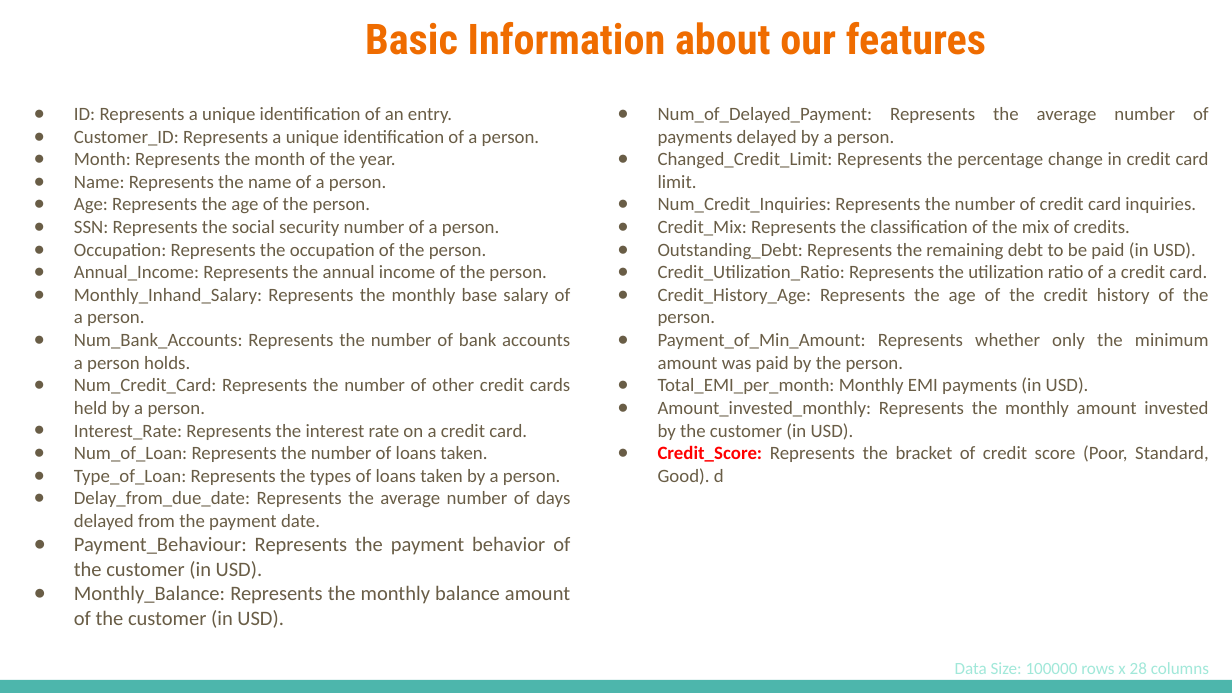
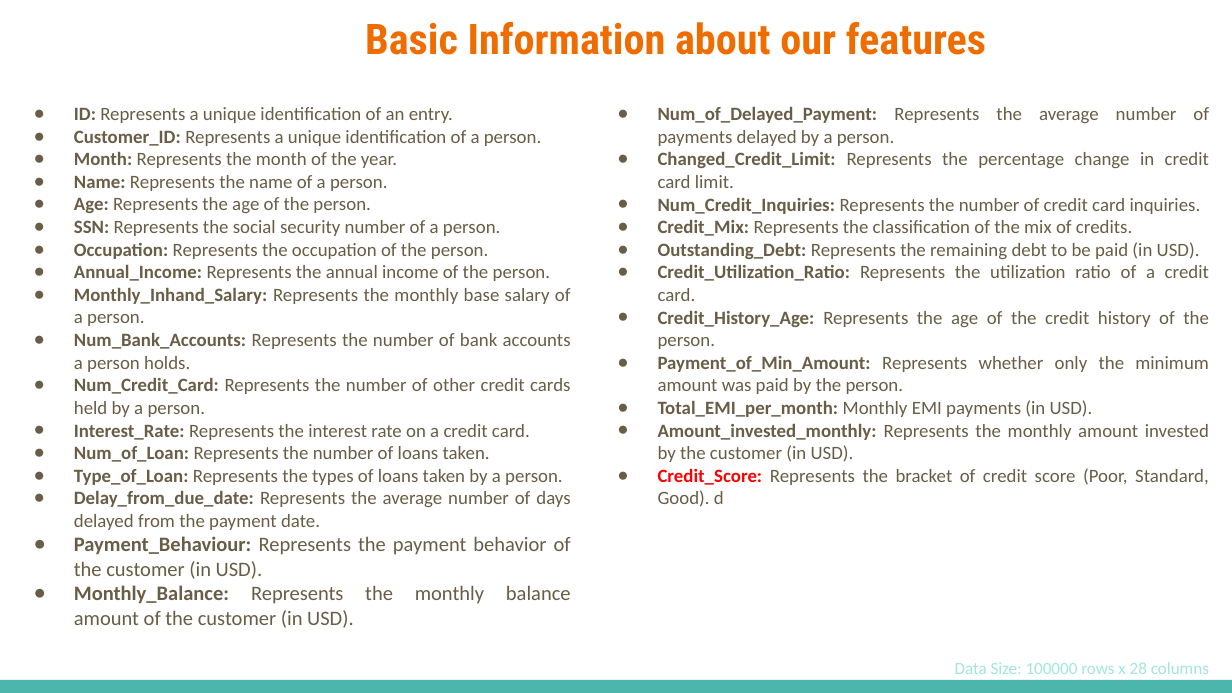
Before and after one commit to astronaut505/Credit-or-crisis, a slide deck: slide 4 of present.pptx. Drawn at 1232x693 pixels with LibreOffice and Linux fonts; fonts in the diff are those of the drawing. Boxes give left, top, right and bottom in pixels: in the first picture for what was removed or moved away, otherwise in the second. Text is boxed around its words. In the diff, an @@ line names an element or a change of style, - is before the commit and + after.

Commit message:
presentation updated

```diff
--- a/present.pptx
+++ b/present.pptx
@@ text "ID: Represents a unique identification ..." at box(74, 107, 571, 628): bold on in "ID:", "Customer_ID:", "Month:", "Name:" and 13 more places @@
@@ text at box(658, 107, 1209, 462): bold on in "Num_of_Delayed_Payment:", "Changed_Credit_Limit:", "Num_Credit_Inquiries:", "Credit_Mix:" and 6 more places @@
```
Also in this commit, not shown: 1 other slide changed.
